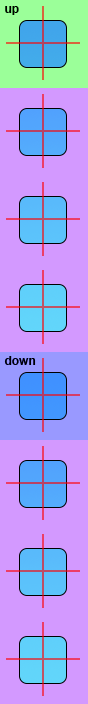
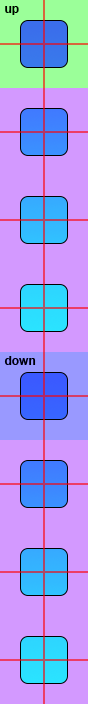
Two versions of the same layered image (88x704). Layer-by-layer changes:
painted on "crosshairs" over [0, 0, 88, 704]
painted on "button outlines" (1st of 2) over [19, 20, 68, 332]
painted on "button outlines" (2nd of 2) over [19, 372, 68, 684]
